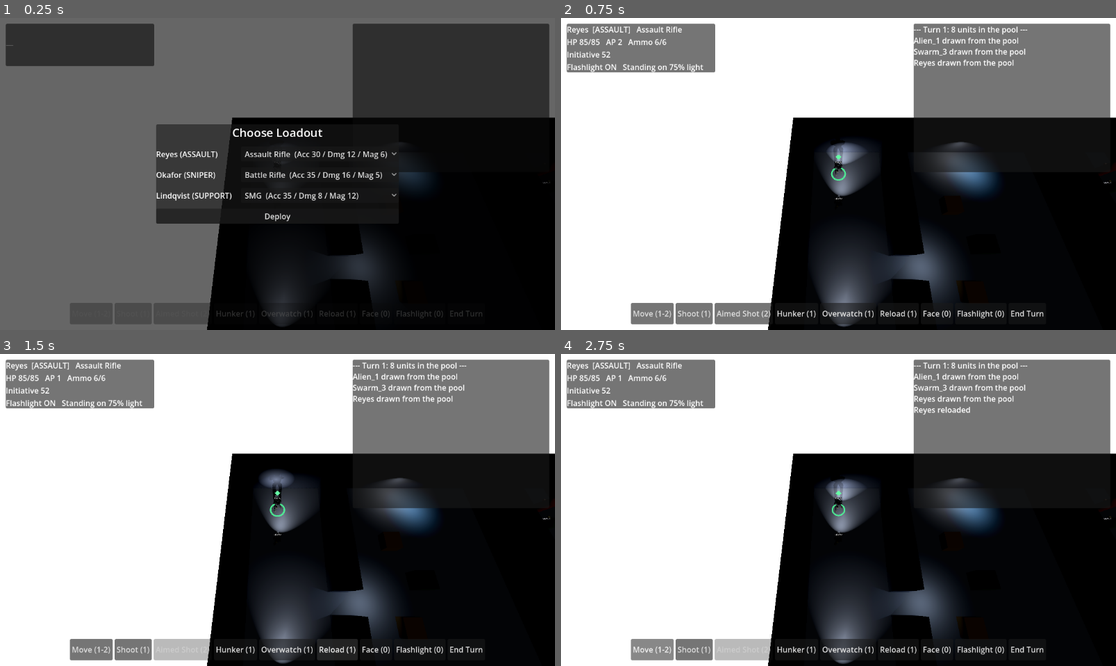
Above: before the commit, frames 1-4 (two rows, left to right).
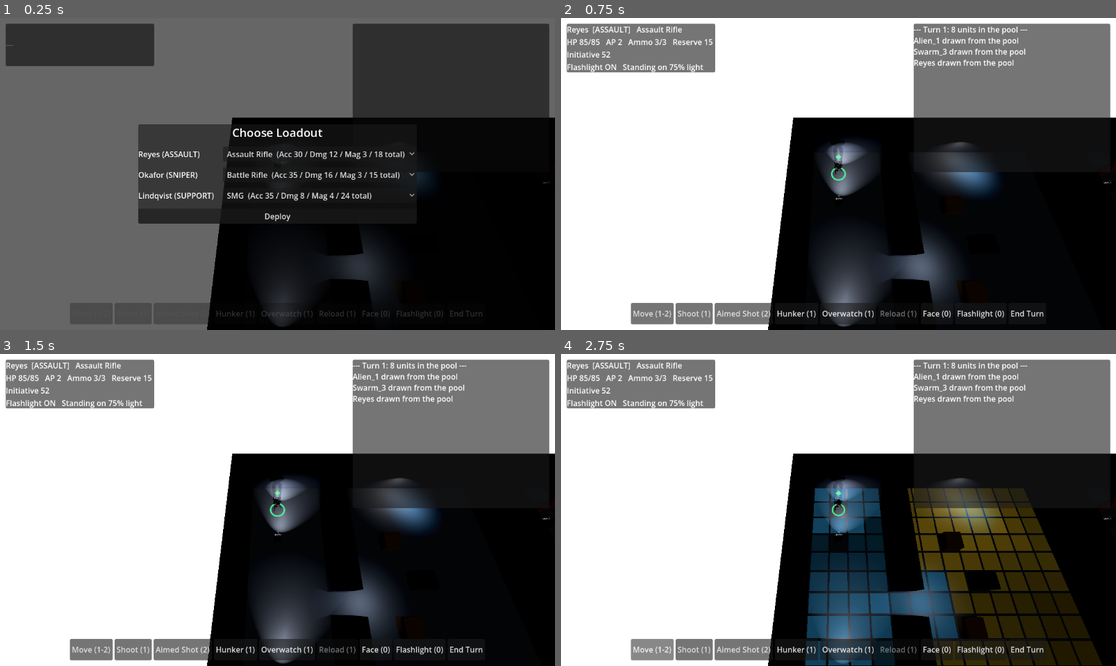
Above: after the commit, the same moments.

Repository: jcol4/retake-the-spaceship
Game: Godot game, scene res://scenes/main.tscn
Two runs of this game, one before a commit and one after it. Both use one fixed random seed, a clock stepped at 60 frames per second and the inputs below.
Inputs (mouse positions are in pixels of both pictures, inside the frame that each line leads up to):
- Up to frame 1 (0.25 s): no input
- Up to frame 2 (0.75 s): click "Deploy" at 0.5 s
- Up to frame 3 (1.5 s): click (338, 650) at 1.25 s, where only the run before the commit has a clickable "Reload (1)"
- Up to frame 4 (2.75 s): click "Move (1-2)" at 2 s

The runs differ from the first frame. In frame 1, 2.7% of the frame differs, in the area x 24-76%, y 34-66%; in frame 2, 0.2%; in frame 3, 1.7%; in frame 4, 16%, in the area x 10-98%, y 6-100%.

Commit message:
added new pose/ik rig

Diff:
--- a/scripts/hud.gd
+++ b/scripts/hud.gd
@@ -77,13 +77,14 @@
 		var injuries := player.injured_summary()
 		var injury_line := "\nInjuries: %s" % injuries if injuries != "None" else ""
 		var weapon_name := player.stats.weapon.display_name if player.stats.weapon else "Unarmed"
+		var reserve_text := "∞" if player.reserve < 0 else str(player.reserve)
 		# Own units only — enemy Initiative stays hidden (Sec 4.1).
-		unit_info.text = "%s  [%s]   %s\nHP %d/%d   AP %d   Ammo %d/%d\nInitiative %.0f%s\nFlashlight %s   Standing on %d%% light%s" % [
+		unit_info.text = "%s  [%s]   %s\nHP %d/%d   AP %d   Ammo %d/%d   Reserve %s\nInitiative %.0f%s\nFlashlight %s   Standing on %d%% light%s" % [
 			player.stats.display_name,
 			UnitStats.UnitClass.keys()[player.stats.unit_class],
 			weapon_name,
 			player.current_hp, player.stats.max_hp(), player.ap,
-			player.ammo, player.stats.mag_size,
+			player.ammo, player.stats.mag_size, reserve_text,
 			player.stats.initiative(), reserved,
 			"ON" if player.flashlight_on else "OFF",
 			roundi(GridManager.get_tile(player.grid_pos).light_value) if GridManager.has_tile(player.grid_pos) else 0,
@@ -99,7 +100,7 @@
 	buttons["aimed_shot"].disabled = not is_player or player.ap < 2 or (is_player and not player.can_shoot())
 	buttons["hunker"].disabled = not is_player or player.ap < 1
 	buttons["overwatch"].disabled = not is_player or player.ap < 1 or (is_player and not player.can_shoot())
-	buttons["reload"].disabled = not is_player or player.ap < 1
+	buttons["reload"].disabled = not is_player or player.ap < 1 or (is_player and not player.can_reload())
 	# Both free actions (Sec 4.2) — no AP gate on either.
 	buttons["face"].disabled = not is_player
 	buttons["flashlight"].disabled = not is_player
--- a/scripts/loadout_menu.gd
+++ b/scripts/loadout_menu.gd
@@ -62,7 +62,8 @@
 	var selected_index := 0
 	for id in WeaponPresets.all_ids():
 		var d: Dictionary = WeaponPresets.DATA[id]
-		picker.add_item("%s  (Acc %d / Dmg %d / Mag %d)" % [d["display_name"], d["base_accuracy"], d["damage"], d["mag_size"]])
+		var total: int = d["mag_size"] + d["starting_reserve"]
+		picker.add_item("%s  (Acc %d / Dmg %d / Mag %d / %d total)" % [d["display_name"], d["base_accuracy"], d["damage"], d["mag_size"], total])
 		picker.set_item_metadata(picker.item_count - 1, id)
 		if id == default_id:
 			selected_index = picker.item_count - 1
@@ -79,5 +80,6 @@
 		var id: int = _pickers[i].get_selected_metadata()
 		unit.stats.weapon = WeaponPresets.make(id)
 		unit.ammo = unit.stats.mag_size  # refill to the newly-chosen weapon's magazine
+		unit.reserve = unit.stats.weapon.starting_reserve
 	deployed.emit()
 	queue_free()
--- a/scripts/player_unit.gd
+++ b/scripts/player_unit.gd
@@ -312,7 +312,7 @@
 
 
 func try_reload() -> void:
-	if ap < 1 or is_busy:
+	if ap < 1 or is_busy or not can_reload():
 		return
 	spend_ap(1)  # before the animation, so the HUD greys the buttons immediately
 	set_mode(Mode.NONE)
--- a/scripts/unit.gd
+++ b/scripts/unit.gd
@@ -30,6 +30,9 @@
 var current_hp: int
 var ap: int = 0
 var ammo: int
+# Spare rounds beyond the loaded magazine. -1 means unlimited (never
+# decremented by do_reload) — see WeaponData.starting_reserve.
+var reserve: int = -1
 var is_downed: bool = false
 var hunkered: bool = false
 var on_overwatch: bool = false
@@ -79,6 +82,7 @@
 		stats = UnitStats.new()
 	current_hp = stats.max_hp()
 	ammo = stats.mag_size
+	reserve = stats.weapon.starting_reserve if stats.weapon else 0
 	grid_pos = GridManager.world_to_grid(global_position)
 	global_position = GridManager.grid_to_world(grid_pos)
 	GridManager.set_occupant(grid_pos, self)
@@ -204,6 +208,10 @@
 
 func can_shoot() -> bool:
 	return ammo > 0
+
+
+func can_reload() -> bool:
+	return ammo < stats.mag_size and (reserve < 0 or reserve > 0)
 
 
 func move_run() -> int:
@@ -375,8 +383,15 @@
 
 func do_reload() -> void:
 	# Coroutine, unlike the other two — callers MUST `await`, or the unit will
-	# still be reloading on screen when its next action resolves.
-	ammo = stats.mag_size
+	# still be reloading on screen when its next action resolves. Draws from
+	# `reserve` (spare rounds beyond the loaded mag); reserve < 0 means
+	# unlimited, so it's never decremented — see WeaponData.starting_reserve.
+	var needed := stats.mag_size - ammo
+	var drawn := needed
+	if reserve >= 0:
+		drawn = mini(needed, reserve)
+		reserve -= drawn
+	ammo += drawn
 	is_busy = true
 	await visual.play_action(UnitVisual.RELOAD)
 	is_busy = false
--- a/scripts/weapon_data.gd
+++ b/scripts/weapon_data.gd
@@ -8,6 +8,11 @@
 @export var base_accuracy: int = 0
 @export var damage: int = 0
 @export var mag_size: int = 0
+# Spare rounds carried beyond the loaded magazine — the total mission ammo
+# budget is mag_size + starting_reserve. -1 means unlimited (the default, so
+# non-roster weapons like the alien's inline WeaponData in `main.gd` keep the
+# old infinite-reload behavior unless they opt into a finite reserve).
+@export var starting_reserve: int = -1
 # Weapon-specific range falloff, stacked on top of Combat's global distance
 # curve (Sec 6.5). No penalty at or within `optimal_range`; beyond it, accuracy
 # drops an extra `falloff_rate`% per tile. Default (999/0) means "no weapon-
--- a/scripts/weapon_presets.gd
+++ b/scripts/weapon_presets.gd
@@ -6,28 +6,36 @@
 
 enum WeaponId { ASSAULT_RIFLE, SHOTGUN, SMG, LMG, BATTLE_RIFLE }
 
-# base_accuracy/damage/mag_size match the docs. optimal_range/falloff_rate add
-# a weapon-specific range penalty on top of Combat's global distance curve
-# (Sec 6.5); move_multiplier scales UnitStats.move_run()/move_sprint().
+# base_accuracy/damage/mag_size match the docs. starting_reserve is spare
+# rounds beyond the loaded mag — total mission ammo is mag_size +
+# starting_reserve (e.g. Assault Rifle: 3 in the gun + 15 spare = 6 mags'
+# worth, 18 shots total). optimal_range/falloff_rate add a weapon-specific
+# range penalty on top of Combat's global distance curve (Sec 6.5);
+# move_multiplier scales UnitStats.move_run()/move_sprint().
 const DATA := {
 	WeaponId.ASSAULT_RIFLE: {
-		"display_name": "Assault Rifle", "base_accuracy": 30, "damage": 12, "mag_size": 6,
+		"display_name": "Assault Rifle", "base_accuracy": 30, "damage": 12,
+		"mag_size": 3, "starting_reserve": 15,  # 6 mags total (18 shots)
 		"optimal_range": 999, "falloff_rate": 0, "move_multiplier": 1.0,
 	},
 	WeaponId.SHOTGUN: {
-		"display_name": "Shotgun", "base_accuracy": 20, "damage": 22, "mag_size": 6,
+		"display_name": "Shotgun", "base_accuracy": 20, "damage": 22,
+		"mag_size": 6, "starting_reserve": 15,  # pump-action: loose shells, not discrete mags (21 total)
 		"optimal_range": 3, "falloff_rate": 15, "move_multiplier": 1.0,
 	},
 	WeaponId.SMG: {
-		"display_name": "SMG", "base_accuracy": 35, "damage": 8, "mag_size": 12,
+		"display_name": "SMG", "base_accuracy": 35, "damage": 8,
+		"mag_size": 4, "starting_reserve": 20,  # 6 mags total (24 shots)
 		"optimal_range": 6, "falloff_rate": 6, "move_multiplier": 1.0,
 	},
 	WeaponId.LMG: {
-		"display_name": "LMG", "base_accuracy": 28, "damage": 14, "mag_size": 15,
+		"display_name": "LMG", "base_accuracy": 28, "damage": 14,
+		"mag_size": 6, "starting_reserve": 12,  # 3 mags total (18 shots)
 		"optimal_range": 999, "falloff_rate": 0, "move_multiplier": 0.75,
 	},
 	WeaponId.BATTLE_RIFLE: {
-		"display_name": "Battle Rifle", "base_accuracy": 35, "damage": 16, "mag_size": 5,
+		"display_name": "Battle Rifle", "base_accuracy": 35, "damage": 16,
+		"mag_size": 3, "starting_reserve": 12,  # 5 mags total (15 shots)
 		"optimal_range": 999, "falloff_rate": 0, "move_multiplier": 1.0,
 	},
 }
@@ -48,6 +56,7 @@
 	w.base_accuracy = d["base_accuracy"]
 	w.damage = d["damage"]
 	w.mag_size = d["mag_size"]
+	w.starting_reserve = d["starting_reserve"]
 	w.optimal_range = d["optimal_range"]
 	w.falloff_rate = d["falloff_rate"]
 	w.move_multiplier = d["move_multiplier"]
Not shown, changed: .gitignore
Not shown, added: assets/soldier_character_only.blend
Not shown, added: assets/soldier_character_only_tpose.blend
Not shown, changed: assets/soldier_rig.blend
Not shown, changed: docs/design/factions/contractors/README.md
Not shown, changed: docs/design/factions/contractors/design-choices/action-economy.md
Not shown, changed: docs/design/factions/contractors/weapons/README.md
Not shown, changed: docs/design/factions/contractors/weapons/assault-rifle.md
Not shown, changed: docs/design/factions/contractors/weapons/battle-rifle.md
Not shown, changed: docs/design/factions/contractors/weapons/lmg.md
Not shown, changed: docs/design/factions/contractors/weapons/shotgun.md
Not shown, changed: docs/design/factions/contractors/weapons/smg.md
(and 6 more such lines)
